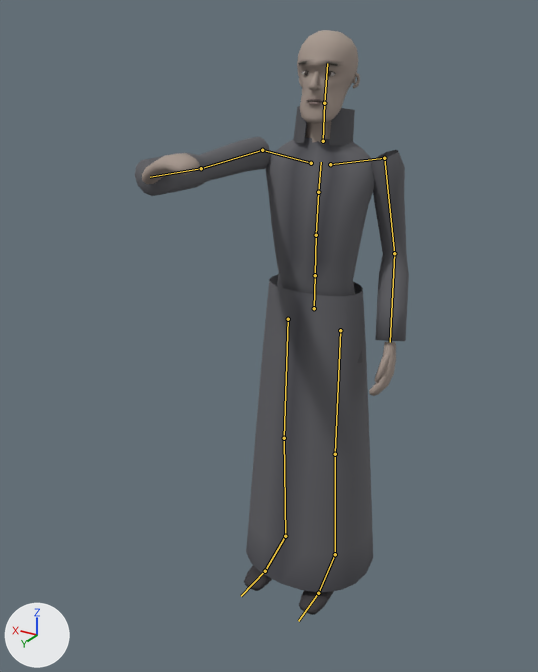
Two versions of the glTF model assets/models/characters/marsh.glb, one commit apart.
One viewpoint serves both versions: a 50 mm camera at (-1.01, 1.962, 1.872) aimed at (0.035, 0.221, 1.002). Arrows for +X, +Y and +Z are at lower left; the lights stay in place. The picture after the commit comes second. Both versions are drawn at frame 6 of the action 'push'; the numbers are the values there. The bones that change, and the others that lie on the model, are drawn over the model as lines.

Objects in the first picture: 'Marsh'.
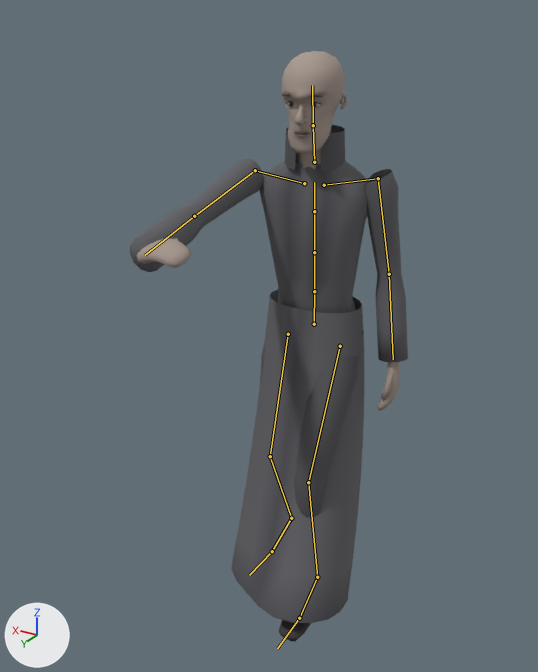
Edits to the scene script, one JSON object a line:
```json
{"block": "bone_hips", "where": "bone_hips = bpy.data.objects['Armature'].pose.bones['Hips']  # child of 'Root'"}
{"op": "set", "path": "bone_hips.location", "old": "(0.0, 0.0, 0.0)", "new": "(0.0, -0.053, 0.0)"}
{"block": "bone_spine", "where": "bone_spine = bpy.data.objects['Armature'].pose.bones['Spine']  # child of 'Hips'"}
{"op": "set", "path": "bone_spine.rotation_quaternion", "old": "(1.0, -0.014, 0.027, 0.0)", "new": "(0.999, 0.02, 0.027, -0.001)", "note": "degrees (-2, 3, 0) -> degrees (2, 3, 0)"}
{"block": "bone_chest", "where": "bone_chest = bpy.data.objects['Armature'].pose.bones['Chest']  # child of 'Spine'"}
{"op": "set", "path": "bone_chest.rotation_quaternion", "old": "(0.999, -0.016, 0.032, 0.002)", "new": "(0.999, 0.024, 0.032, 0.0)", "note": "degrees (-2, 4, 0) -> degrees (3, 4, 0)"}
{"block": "bone_upperchest", "where": "bone_upperchest = bpy.data.objects['Armature'].pose.bones['UpperChest']  # child of 'Chest'"}
{"op": "set", "path": "bone_upperchest.rotation_quaternion", "old": "(0.999, -0.016, 0.031, 0.003)", "new": "(0.999, 0.024, 0.032, 0.002)", "note": "degrees (-2, 4, 0) -> degrees (3, 4, 0)"}
{"block": "bone_leftupperarm", "where": "bone_leftupperarm = bpy.data.objects['Armature'].pose.bones['LeftUpperArm']  # child of 'LeftShoulder'"}
{"op": "set", "path": "bone_leftupperarm.rotation_quaternion", "old": "(0.954, -0.112, 0.059, -0.271)", "new": "(0.961, 0.0, 0.011, -0.275)", "note": "degrees (-14, 3, -32) -> degrees (0, 1, -32)"}
{"block": "bone_leftlowerarm", "where": "bone_leftlowerarm = bpy.data.objects['Armature'].pose.bones['LeftLowerArm']  # child of 'LeftUpperArm'"}
{"op": "set", "path": "bone_leftlowerarm.rotation_quaternion", "old": "(0.969, 0.247, 0.0, 0.0)", "new": "(0.997, 0.078, 0.0, 0.0)", "note": "degrees (29, 0, 0) -> degrees (9, 0, 0)"}
{"block": "bone_rightupperleg", "where": "bone_rightupperleg = bpy.data.objects['Armature'].pose.bones['RightUpperLeg']  # child of 'Hips'"}
{"op": "set", "path": "bone_rightupperleg.rotation_quaternion", "old": "(1.0, 0.0, 0.0, 0.0)", "new": "(0.997, 0.073, -0.002, -0.019)", "note": "degrees (0, 0, 0) -> degrees (8, 0, -2)"}
{"block": "bone_rightlowerleg", "where": "bone_rightlowerleg = bpy.data.objects['Armature'].pose.bones['RightLowerLeg']  # child of 'RightUpperLeg'"}
{"op": "set", "path": "bone_rightlowerleg.rotation_quaternion", "old": "(1.0, 0.0, 0.0, 0.0)", "new": "(0.962, -0.272, 0.0, 0.0)", "note": "degrees (0, 0, 0) -> degrees (-32, 0, 0)"}
{"block": "bone_rightfoot", "where": "bone_rightfoot = bpy.data.objects['Armature'].pose.bones['RightFoot']  # child of 'RightLowerLeg'"}
{"op": "set", "path": "bone_rightfoot.rotation_quaternion", "old": "(1.0, 0.0, 0.0, 0.0)", "new": "(0.979, 0.2, 0.023, 0.018)", "note": "degrees (0, 0, 0) -> degrees (23, 2, 2)"}
{"block": "bone_leftupperleg", "where": "bone_leftupperleg = bpy.data.objects['Armature'].pose.bones['LeftUpperLeg']  # child of 'Hips'"}
{"op": "set", "path": "bone_leftupperleg.rotation_quaternion", "old": "(1.0, 0.0, 0.0, 0.0)", "new": "(0.976, 0.217, 0.0, 0.0)", "note": "degrees (0, 0, 0) -> degrees (25, 0, 0)"}
{"block": "bone_leftlowerleg", "where": "bone_leftlowerleg = bpy.data.objects['Armature'].pose.bones['LeftLowerLeg']  # child of 'LeftUpperLeg'"}
{"op": "set", "path": "bone_leftlowerleg.rotation_quaternion", "old": "(1.0, 0.0, 0.0, 0.0)", "new": "(0.962, -0.272, 0.0, 0.0)", "note": "degrees (0, 0, 0) -> degrees (-32, 0, 0)"}
{"block": "bone_leftfoot", "where": "bone_leftfoot = bpy.data.objects['Armature'].pose.bones['LeftFoot']  # child of 'LeftLowerLeg'"}
{"op": "set", "path": "bone_leftfoot.rotation_quaternion", "old": "(1.0, 0.0, 0.0, 0.0)", "new": "(0.998, 0.057, -0.002, -0.002)", "note": "degrees (0, 0, 0) -> degrees (6, 0, 0)"}
```

Pixel boxes [x1, y1, x2, y2] of what changed, in the pictures (538 x 672 px):
```json
{"object": "Marsh", "change": "posed", "before": [135, 30, 409, 615], "after": [130, 51, 408, 641]}
{"bone": "Hips", "before": "(314, 308) to (315, 275)", "after": "(314, 324) to (314, 291)"}
{"bone": "Spine", "before": "(315, 275) to (316, 235)", "after": "(314, 291) to (314, 252)"}
{"bone": "Chest", "before": "(316, 235) to (318, 192)", "after": "(314, 252) to (314, 211)"}
{"bone": "UpperChest", "before": "(318, 192) to (321, 162)", "after": "(314, 211) to (314, 182)"}
{"bone": "LeftUpperArm", "before": "(384, 158) to (394, 253)", "after": "(378, 178) to (389, 274)"}
{"bone": "LeftLowerArm", "before": "(394, 253) to (390, 342)", "after": "(389, 274) to (393, 359)"}
{"bone": "RightUpperLeg", "before": "(288, 319) to (284, 438)", "after": "(288, 334) to (270, 456)"}
{"bone": "RightLowerLeg", "before": "(284, 438) to (285, 536)", "after": "(270, 456) to (291, 518)"}
{"bone": "RightFoot", "before": "(285, 536) to (265, 571)", "after": "(291, 518) to (272, 551)"}
{"bone": "LeftUpperLeg", "before": "(340, 330) to (335, 454)", "after": "(340, 346) to (308, 482)"}
{"bone": "LeftLowerLeg", "before": "(335, 454) to (335, 554)", "after": "(308, 482) to (317, 577)"}
{"bone": "LeftFoot", "before": "(335, 554) to (318, 593)", "after": "(317, 577) to (299, 618)"}
```
